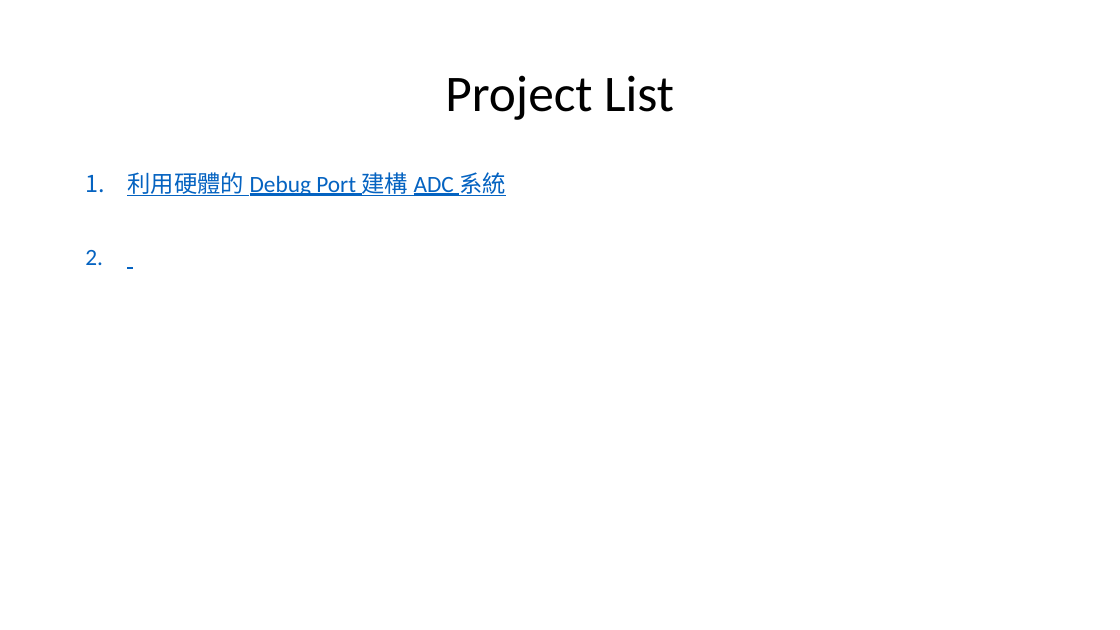
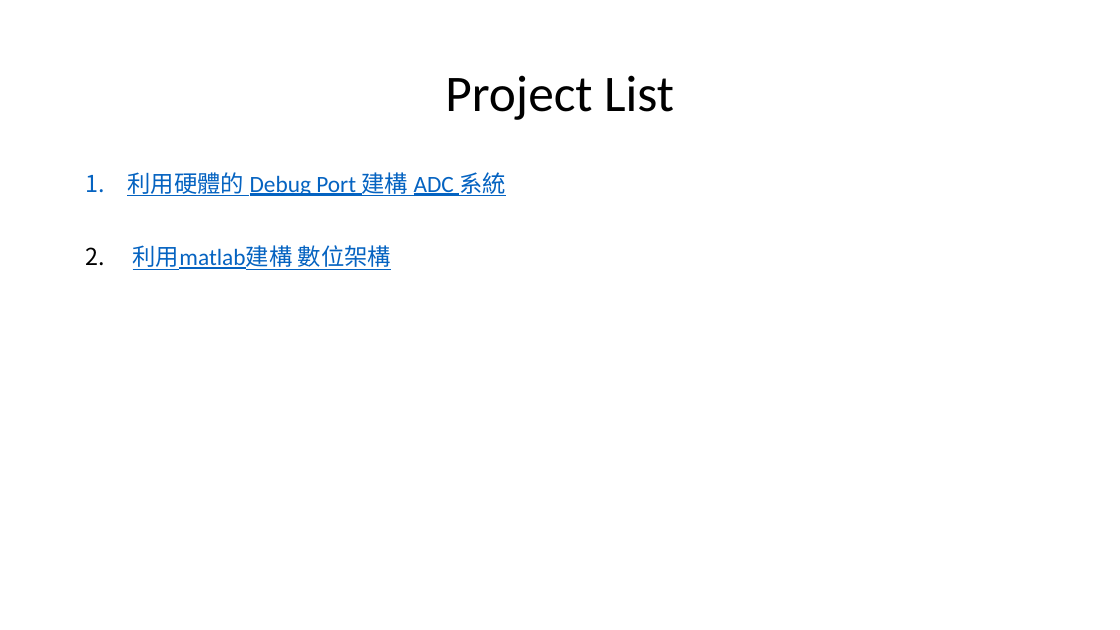
Before and after one commit to a0910281835/Summrary_PDF, a slide deck: slide 3 of Project_Summary_pdf/Project_Summary.pptx. Drawn at 1120x630 pixels with LibreOffice and Linux fonts; fonts in the diff are those of the drawing. Boxes give left, top, right and bottom in pixels: in the first picture for what was removed or moved away, otherwise in the second. Text is boxed around its words. In the diff, an @@ line names an element or a change of style, - is before the commit and + after.

```diff
--- a/Project_Summary_pdf/Project_Summary.pptx
+++ b/Project_Summary_pdf/Project_Summary.pptx
@@ text at [133, 245, 391, 270]: paragraph added @@
+2. 利用matlab建構 數位架構
```
Also in this commit, not shown: 3 other slides changed.
